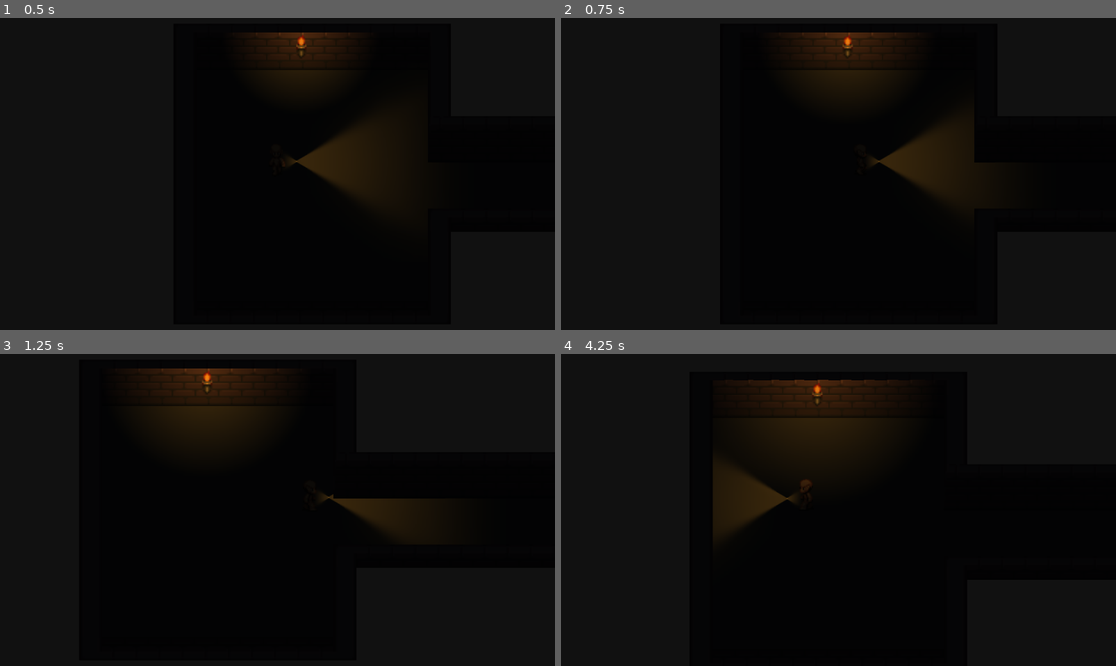
Above: before the commit, frames 1-4 (two rows, left to right).
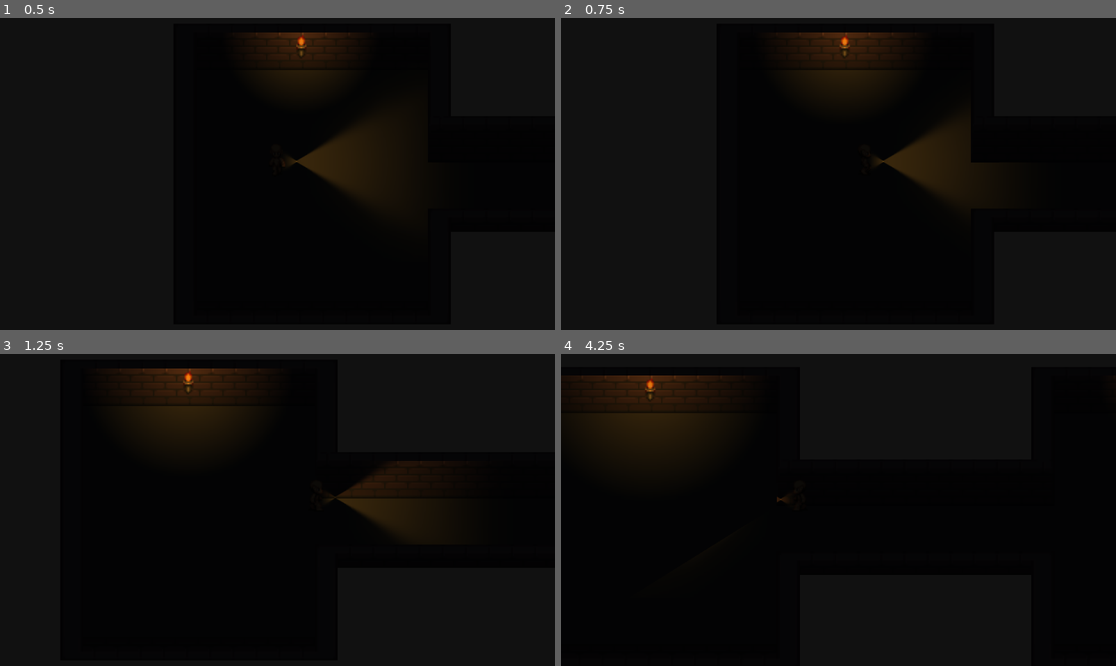
Above: after the commit, the same moments.

Repository: frinyvonnick/pallinghurst-barrow
Game: Godot game, scene res://levels/sandbox.tscn
The game is run twice, just before and just after one commit, with the same random seed, the same clock (stepped at 60 frames per second) and the same inputs. The project has no main scene, so this scene is started directly.
Inputs:
- Up to frame 1 (0.5 s): no input
- Up to frame 2 (0.75 s): tap Enter at 0.5 s; hold D (right) from 0.53 s (still down)
- Up to frame 3 (1.25 s): keep holding D (right)
- Up to frame 4 (4.25 s): release D (right) at 1.28 s; hold Down (down) 1.28-2.03 s; hold D (right) 2.03-2.78 s; hold Up (up) 2.78-3.53 s; hold Left (left) from 3.53 s (still down)

Frame 1 is identical in both runs. In frame 2, 0.2% of the frame differs, in the area x 47-75%, y 4-51%; in frame 3, 1.2%; in frame 4, 6.6%, in the area x 3-60%, y 6-58%.

Commit message:
Cleanup code and folder structure

Diff:
--- /dev/null
+++ b/components/actor.gd
@@ -0,0 +1,7 @@
+class_name Actor
+extends CharacterBody2D
+
+var direction: Vector2 = Vector2.ZERO
+
+func set_direction(v: Vector2):
+	direction = v
--- /dev/null
+++ b/components/top_down_holder.gd
@@ -0,0 +1,7 @@
+class_name TopDownHolder
+extends Node2D
+
+@export var actor: Actor
+
+func _physics_process(delta):
+	rotation = actor.direction.angle()
--- /dev/null
+++ b/components/top_down_input/top_down_input.gd
@@ -0,0 +1,12 @@
+class_name TopDownInput
+extends Node
+
+@export var actor: Actor
+@export var properties: TopDownInputProperties
+
+func _physics_process(delta):
+	var input = Input.get_vector("left", "right", "up", "down")
+
+	actor.velocity = input * properties.speed
+	if (actor.velocity.length() > 0):
+		actor.set_direction(input)
--- /dev/null
+++ b/components/top_down_input/top_down_input_properties.gd
@@ -0,0 +1,4 @@
+class_name TopDownInputProperties
+extends Resource
+
+@export var speed: float = 150.0
--- /dev/null
+++ b/components/top_down_movement.gd
@@ -0,0 +1,23 @@
+class_name TopDownMovement
+extends Node
+
+@export var actor: Actor
+@export var animationPlayer: AnimationPlayer
+
+func _physics_process(delta):
+	var animation = "walk"
+	if (actor.direction.x < 0):
+		animation += "Left"
+	elif (actor.direction.x > 0):
+		animation += "Right"
+	elif (actor.direction.y < 0):
+		animation += "Up"
+	elif (actor.direction.y > 0):
+		animation += "Down"
+
+	if (actor.velocity.length() > 0):
+		animationPlayer.play(animation)
+	else:
+		animationPlayer.stop()
+
+	actor.move_and_slide()
--- /dev/null
+++ b/entities/player/player.gd
@@ -0,0 +1,9 @@
+extends Actor
+
+@export var topDownInputProperties: TopDownInputProperties
+
+@onready var topDownInput = $TopDownInput
+
+func _ready():
+	if topDownInputProperties:
+		topDownInput.properties = topDownInputProperties
--- a/scenes/player.tscn
+++ b/entities/player/player.tscn
@@ -1,8 +1,12 @@
-[gd_scene load_steps=11 format=3 uid="uid://ct1pleqq81l3g"]
+[gd_scene load_steps=16 format=3 uid="uid://ct1pleqq81l3g"]
 
-[ext_resource type="Script" path="res://scenes/player.gd" id="1_unixv"]
+[ext_resource type="Script" path="res://entities/player/player.gd" id="1_unixv"]
 [ext_resource type="Texture2D" uid="uid://7u7rndviyhil" path="res://assets/char_a_p1_0bas_humn_v01.png" id="2_feftq"]
 [ext_resource type="Texture2D" uid="uid://rnglwrgori7e" path="res://assets/cone-light.jpg" id="3_5sp7r"]
+[ext_resource type="Script" path="res://components/top_down_holder.gd" id="3_bfhb7"]
+[ext_resource type="Script" path="res://components/top_down_input/top_down_input.gd" id="4_6dr58"]
+[ext_resource type="Script" path="res://components/top_down_movement.gd" id="5_t0m2w"]
+[ext_resource type="Script" path="res://components/top_down_input/top_down_input_properties.gd" id="6_xbeno"]
 
 [sub_resource type="RectangleShape2D" id="RectangleShape2D_kewgs"]
 size = Vector2(16, 8)
@@ -99,6 +103,10 @@
 "walkUp": SubResource("Animation_4mpbc")
 }
 
+[sub_resource type="Resource" id="Resource_xjqmc"]
+script = ExtResource("6_xbeno")
+speed = 150.0
+
 [node name="Player" type="CharacterBody2D"]
 z_index = 1
 position = Vector2(72, 104)
@@ -127,8 +135,10 @@
 "": SubResource("AnimationLibrary_gs60t")
 }
 
-[node name="LanternHolder" type="Node2D" parent="."]
+[node name="LanternHolder" type="Node2D" parent="." node_paths=PackedStringArray("actor")]
 position = Vector2(0, -10.6667)
+script = ExtResource("3_bfhb7")
+actor = NodePath("..")
 
 [node name="PointLight2D" type="PointLight2D" parent="LanternHolder"]
 position = Vector2(10.6667, 4.57764e-05)
@@ -149,3 +159,13 @@
 texture = ExtResource("3_5sp7r")
 offset = Vector2(-1, 0)
 texture_scale = 0.05
+
+[node name="TopDownInput" type="Node" parent="." node_paths=PackedStringArray("actor")]
+script = ExtResource("4_6dr58")
+actor = NodePath("..")
+properties = SubResource("Resource_xjqmc")
+
+[node name="TopDownMovement" type="Node" parent="." node_paths=PackedStringArray("actor", "animationPlayer")]
+script = ExtResource("5_t0m2w")
+actor = NodePath("..")
+animationPlayer = NodePath("../AnimationPlayer")
--- a/levels/sandbox.tscn
+++ b/levels/sandbox.tscn
@@ -1,16 +1,17 @@
-[gd_scene load_steps=6 format=3 uid="uid://ceaenypic3v6p"]
+[gd_scene load_steps=8 format=3 uid="uid://ceaenypic3v6p"]
 
 [ext_resource type="PackedScene" uid="uid://d313je3pdtsvf" path="res://scenes/torch.tscn" id="1_oyxdq"]
-[ext_resource type="PackedScene" uid="uid://ct1pleqq81l3g" path="res://scenes/player.tscn" id="2_hgrke"]
+[ext_resource type="PackedScene" uid="uid://ct1pleqq81l3g" path="res://entities/player/player.tscn" id="2_hgrke"]
 [ext_resource type="PackedScene" uid="uid://ctbifnnla5y4q" path="res://scenes/room_right.tscn" id="2_j2o6i"]
 [ext_resource type="PackedScene" uid="uid://bonfohiqdfelp" path="res://scenes/room_left.tscn" id="2_wwwff"]
 [ext_resource type="PackedScene" uid="uid://f7vlcjxc5en3" path="res://scenes/corridor.tscn" id="4_3ftun"]
+[ext_resource type="Script" path="res://components/top_down_input/top_down_input_properties.gd" id="6_qu31f"]
+
+[sub_resource type="Resource" id="Resource_qf2tb"]
+script = ExtResource("6_qu31f")
+speed = 150.0
 
 [node name="Sandbox" type="Node2D"]
-
-[node name="Player" parent="." instance=ExtResource("2_hgrke")]
-z_index = 2
-y_sort_enabled = true
 
 [node name="RoomLeftEntrance" parent="." instance=ExtResource("2_wwwff")]
 y_sort_enabled = true
@@ -39,3 +40,6 @@
 [node name="DirectionalLight2D" type="DirectionalLight2D" parent="."]
 energy = 0.95
 blend_mode = 1
+
+[node name="Player" parent="." instance=ExtResource("2_hgrke")]
+topDownInputProperties = SubResource("Resource_qf2tb")
--- a/scenes/player.gd
+++ /dev/null
@@ -1,29 +0,0 @@
-extends CharacterBody2D
-
-@onready var animationPlayer = $AnimationPlayer
-@onready var lanternHolder = $LanternHolder
-
-@export var SPEED = 125.0
-
-func _physics_process(delta):
-	var direction = Input.get_vector("left", "right", "up", "down")
-
-	var animation = "walk"
-	if (direction.x < 0):
-		animation += "Left"
-	elif (direction.x > 0):
-		animation += "Right"
-	elif (direction.y < 0):
-		animation += "Up"
-	elif (direction.y > 0):
-		animation += "Down"
-
-	velocity = direction * SPEED
-
-	if (velocity.length() > 0):
-		animationPlayer.play(animation)
-		lanternHolder.rotation = direction.angle()
-	else:
-		animationPlayer.stop()
-
-	move_and_slide()
